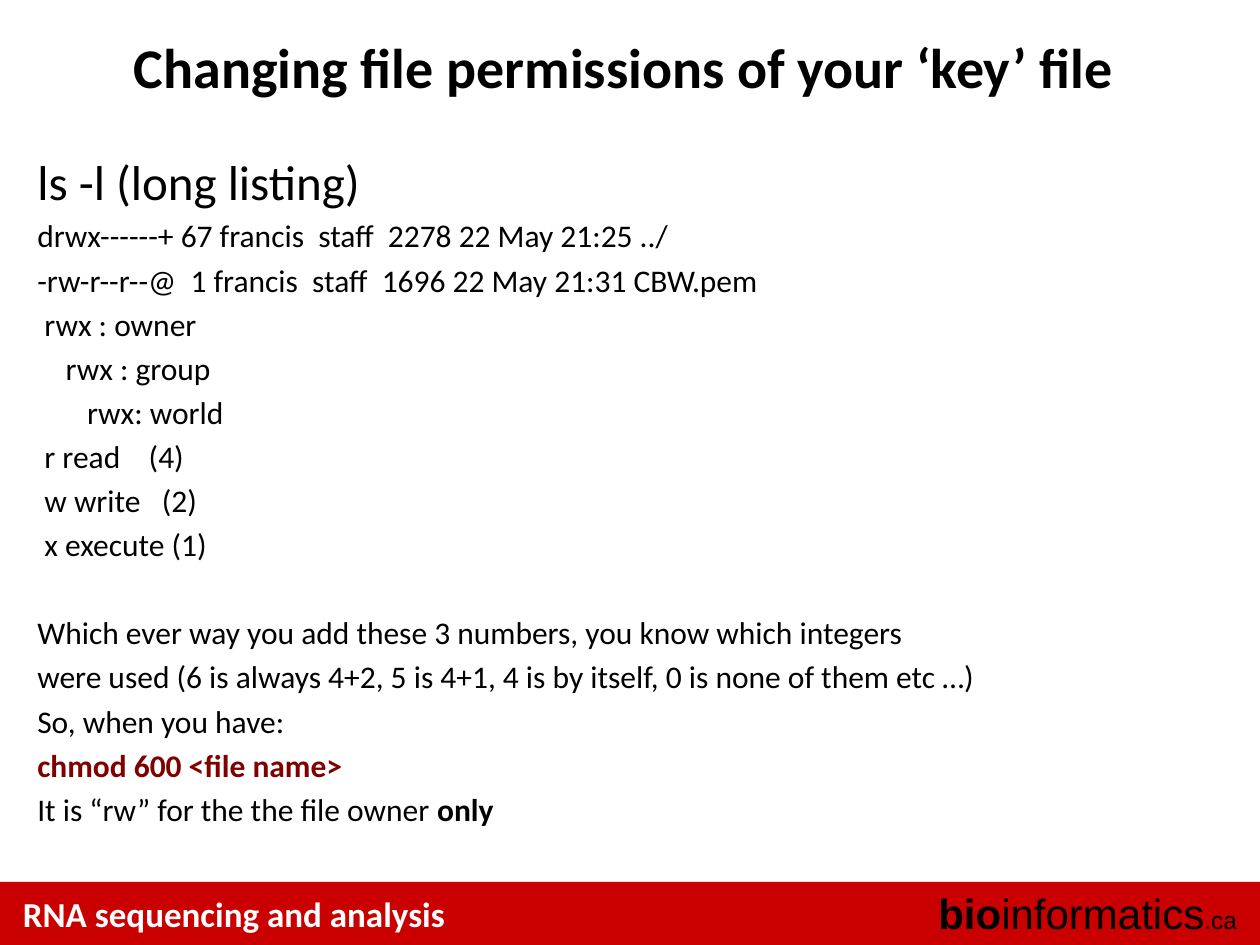
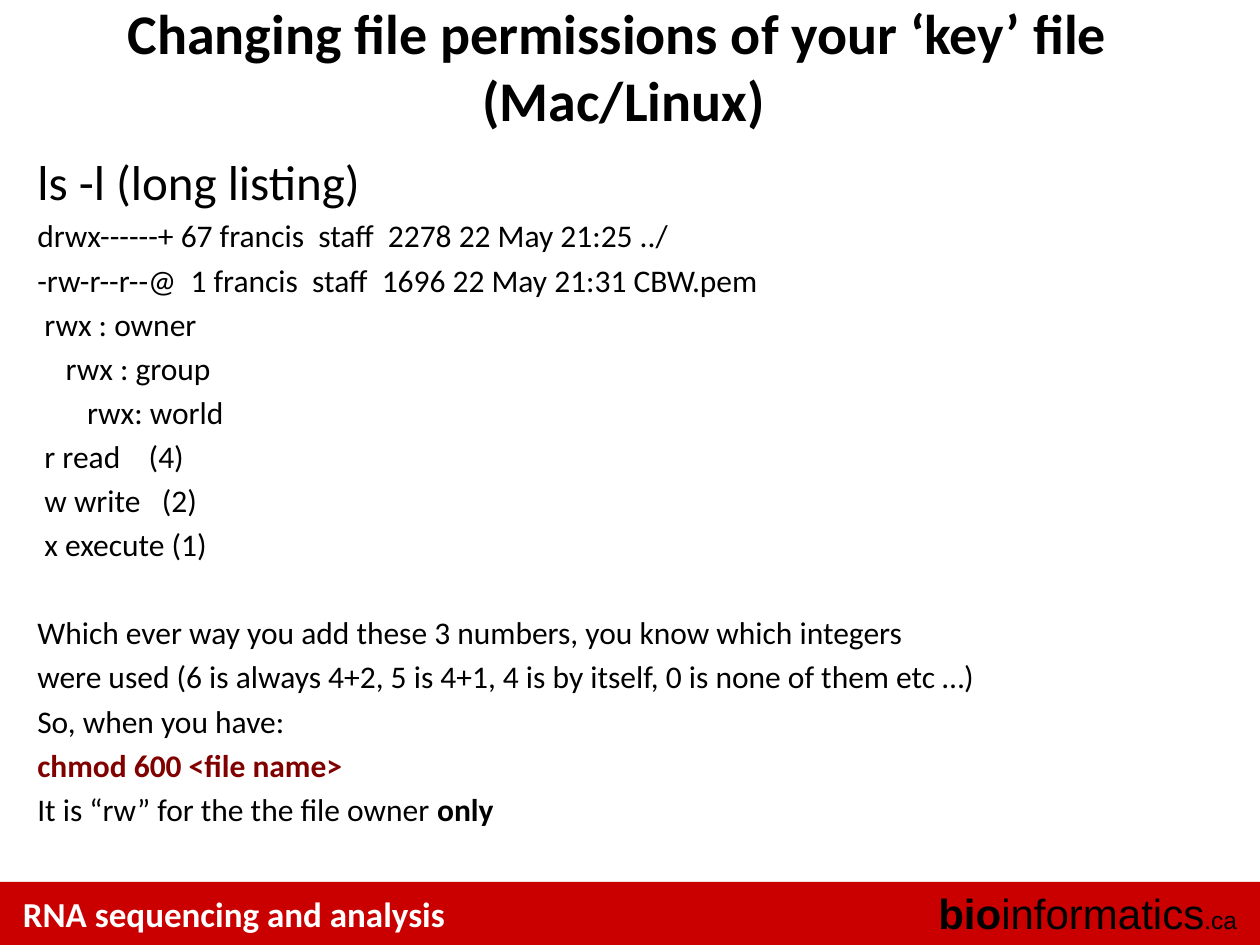
Before and after one commit to griffithlab/rnaseq_tutorial_wiki, a slide deck: slide 24 of LectureFiles/cbw/2015/RNASeq_Module0_AmazonPreTutorial.pptx (slide 23 before the commit). Drawn at 1260x945 pixels with LibreOffice and Linux fonts; fonts in the diff are those of the drawing. Boxes give left, top, right and bottom in pixels: in the first picture for what was removed or moved away, otherwise in the second. Text is boxed around its words. In the diff, an @@ line names an element or a change of style, - is before the commit and + after.

```diff
--- a/LectureFiles/cbw/2015/RNASeq_Module0_AmazonPreTutorial.pptx
+++ b/LectureFiles/cbw/2015/RNASeq_Module0_AmazonPreTutorial.pptx
@@ title at <box>128,13,1106,130</box>: text changed @@
-Changing file permissions of your ‘key’ file
+Changing file permissions of your ‘key’ file
+(Mac/Linux)
```
Also in this commit, not shown: 5 other slides changed, 7 slides added, 3 slides removed.
